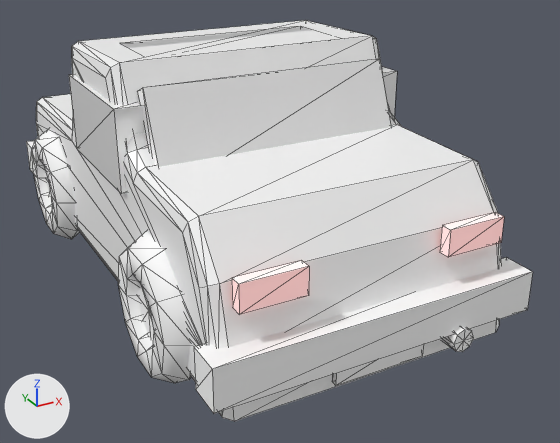
One commit to the glTF model public/assets/models/vehicles/peugeot405_lod1.glb: the scene before it, then after it.
Rendered twice from a 50 mm lens placed at (-121.0, -263.0, 145.0), pointed at (13.0, -19.0, 24.0). The axes (+X, +Y, +Z) are drawn at lower left. The lights are the same throughout. The older version comes first. Mesh edges are drawn as thin lines. Vertices at exactly the same position are counted once.

The scene before the commit, as lines of its bpy script (objects in view):
```python
ob_body = bpy.data.objects.new('body', me_body)
ob_body.location = (0.0, 0.0, 0.0)
ob_bumper_front = bpy.data.objects.new('bumper_front', me_bumper_front)
ob_bumper_front.location = (0.0, 0.0, 0.0)
ob_bumper_rear = bpy.data.objects.new('bumper_rear', me_bumper_rear)
ob_bumper_rear.location = (0.0, 0.0, 0.0)
ob_glass = bpy.data.objects.new('glass', me_glass)
ob_glass.location = (0.0, 0.0, 0.0)
ob_lights_rear = bpy.data.objects.new('lights_rear', me_lights_rear)
ob_lights_rear.location = (0.0, 0.0, 0.0)
ob_plate = bpy.data.objects.new('plate', me_plate)
ob_plate.location = (0.0, 0.0, 0.0)
ob_trim = bpy.data.objects.new('trim', me_trim)
ob_trim.location = (0.0, 0.0, 0.0)
ob_wheel_fl = bpy.data.objects.new('wheel_fl', me_wheel_fl)
ob_wheel_fl.location = (-51.3, 64.7, 23.0)
ob_wheel_rl = bpy.data.objects.new('wheel_rl', me_wheel_rl)
ob_wheel_rl.location = (-51.3, -58.8, 23.0)
# also in view: 'roofrack' at (0.0, -8.0, 88.0)
```
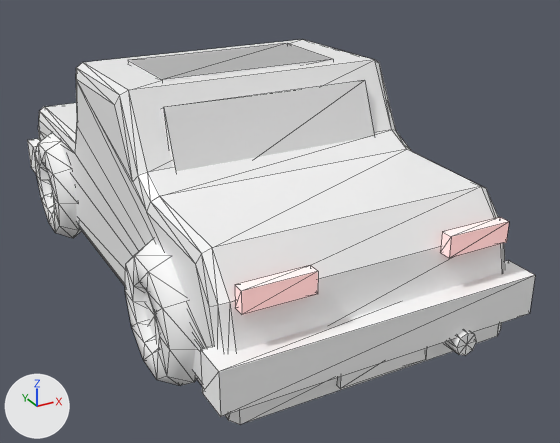
Diff of the bpy script that builds the scene:
```diff
--- a/public/assets/models/vehicles/peugeot405_lod1.glb.py
+++ b/public/assets/models/vehicles/peugeot405_lod1.glb.py
@@ me_body @@
-me_body.from_pydata(...)  # 84 vertices, 164 faces; spans x -52.0..52.0, y -103.0..105.0, z 7.0..93.0
+me_body.from_pydata(...)  # 84 vertices, 164 faces; spans x -51.0..51.0, y -105.0..107.0, z 7.0..85.0
+# me_body part 1: 84 of 84 vertices moved; they spanned x -52.0..52.0, y -103.0..105.0, z 7.0..93.0 and now span x -51.0..51.0, y -105.0..107.0, z 7.0..85.0; mean shift (0.0, -1.0, -5.0)
 me_body.materials.append(mat_body)
@@ me_glass @@
-me_glass.from_pydata(...)  # 24 vertices, 36 faces; spans x -53.8..53.8, y -48.1..33.1, z 51.3..86.9
+me_glass.from_pydata(...)  # 24 vertices, 36 faces; spans x -41.6..41.6, y -47.9..37.9, z 45.3..79.9
+# me_glass part 2: the loose piece of 8 vertices spanning x -53.8..53.8, y -34.0..19.0, z 53.0..81.0 is scaled about its middle by (0.774, 1.09, 0.964), then moved by (0.0, 2.5, -6.5)
+# me_glass part 3: the loose piece of 8 vertices spanning x -44.5..44.5, y -48.1..-29.9, z 53.1..86.9 is scaled about its middle by (0.86, 0.975, 0.971), then moved by (0.0, 0.0, -6.5)
+# other edits to the shape of me_glass do not show in these pictures
 me_glass.materials.append(mat_glass)
@@ me_trim @@
-me_trim.from_pydata(...)  # 26 vertices, 44 faces; spans x -21.0..32.0, y -110.0..102.0, z 11.0..48.0
+me_trim.from_pydata(...)  # 34 vertices, 56 faces; spans x -41.0..41.0, y -112.0..104.0, z 11.0..48.0
+# me_trim part 4: the loose piece of 18 vertices spanning x 24.0..32.0, y -110.0..-98.0, z 11.0..19.0 is moved by (-1.0, -2.0, 0.0)
+# other edits to the shape of me_trim do not show in these pictures
 me_trim.materials.append(mat_trim)
@@ me_bumper_front @@
-me_bumper_front.from_pydata(...)  # 8 vertices, 12 faces; spans x -56.0..56.0, y 96.0..108.0, z 17.0..31.0
+me_bumper_front.from_pydata(...)  # 8 vertices, 12 faces; spans x -55.0..55.0, y 98.0..110.0, z 17.0..31.0
+# me_bumper_front part 5: the whole mesh is scaled about its middle by (0.982, 1, 1), then moved by (0.0, 2.0, 0.0)
 me_bumper_front.materials.append(mat_trim)
@@ me_bumper_rear @@
-me_bumper_rear.from_pydata(...)  # 8 vertices, 12 faces; spans x -56.0..56.0, y -108.0..-96.0, z 17.0..31.0
+me_bumper_rear.from_pydata(...)  # 8 vertices, 12 faces; spans x -55.0..55.0, y -110.0..-98.0, z 17.0..31.0
+# me_bumper_rear part 6: the whole mesh is scaled about its middle by (0.982, 1, 1), then moved by (0.0, -2.0, 0.0)
 me_bumper_rear.materials.append(mat_trim)
@@ me_wheel_rl @@
-me_wheel_rl.from_pydata(...)  # 97 vertices, 152 faces; spans x -7.3..8.4, y -25.0..25.0, z -23.8..23.8
+me_wheel_rl.from_pydata(...)  # 97 vertices, 152 faces; spans x -7.2..8.2, y -24.0..24.0, z -22.8..22.8
+# me_wheel_rl part 7: 77 of 97 vertices moved; they spanned x -7.3..7.3, y -25.0..25.0, z -23.8..23.8 and now span x -7.2..7.2, y -24.0..24.0, z -22.8..22.8; mean shift (0.0, -0.1, 0.0); largest move (0.0, 7.7, 23.8) -> (0.0, 7.4, 22.8)
+# other edits to the shape of me_wheel_rl do not show in these pictures
 me_wheel_rl.materials.append(mat_rubber_rim)
@@ me_lights_rear @@
-me_lights_rear.from_pydata(...)  # 16 vertices, 24 faces; spans x -45.6..45.6, y -103.0..-99.0, z 41.5..50.5
+me_lights_rear.from_pydata(...)  # 16 vertices, 24 faces; spans x -45.8..45.8, y -105.0..-101.0, z 42.5..49.5
+# me_lights_rear part 8: the loose piece of 8 vertices spanning x -45.6..-24.4, y -103.0..-99.0, z 41.5..50.5 is scaled about its middle by (1.08, 1, 0.778), then moved by (0.7, -2.0, 0.0)
+# me_lights_rear part 9: the loose piece of 8 vertices spanning x 24.4..45.6, y -103.0..-99.0, z 41.5..50.5 is scaled about its middle by (1.08, 1, 0.778), then moved by (-0.7, -2.0, 0.0)
 me_lights_rear.materials.append(mat_light_rear)
@@ me_plate @@
-me_plate.from_pydata(...)  # 16 vertices, 24 faces; spans x -15.9..15.9, y -105.2..-102.9, z 10.2..19.8
+me_plate.from_pydata(...)  # 16 vertices, 24 faces; spans x -15.6..15.6, y -107.2..-104.9, z 10.2..19.8
+# me_plate part 10: the whole mesh is scaled about its middle by (0.981, 1, 1), then moved by (0.0, -2.0, 0.0)
 me_plate.materials.append(mat_plate)
@@ me_roofrack @@
-me_roofrack.from_pydata(...)  # 24 vertices, 36 faces; spans x -37.1..37.1, y -24.3..9.3, z 83.0..92.5
+me_roofrack.from_pydata(...)  # 24 vertices, 36 faces; spans x -33.3..33.3, y -23.2..13.2, z 76.0..85.5
+# me_roofrack part 11: the loose piece of 8 vertices spanning x -37.1..37.1, y -23.4..8.4, z 87.5..92.5 is scaled about its middle by (0.897, 1.09, 1), then moved by (0.0, 2.5, -7.0)
+# other edits to the shape of me_roofrack do not show in these pictures
 me_roofrack.materials.append(mat_chrome)
@@ ob_wheel_fl @@
 ob_wheel_fl = bpy.data.objects.new('wheel_fl', me_wheel_fl)
-ob_wheel_fl.location = (-51.3, 64.7, 23.0)
+ob_wheel_fl.location = (-50.3, 65.0, 22.0)
@@ ob_wheel_rl @@
 ob_wheel_rl = bpy.data.objects.new('wheel_rl', me_wheel_rl)
-ob_wheel_rl.location = (-51.3, -58.8, 23.0)
+ob_wheel_rl.location = (-50.3, -61.0, 22.0)
```

Pixel boxes [x1, y1, x2, y2] of what changed, in the pictures (560 x 443 px; the box of a moved part takes in the faces that stretch with it):
'body', reshaped
    before: [36, 20, 502, 421]
    after: [38, 40, 505, 425]
'glass', reshaped
    before: [69, 59, 397, 194]
    after: [160, 80, 374, 171]
'bumper_rear', rescaled
    before: [194, 257, 533, 414]
    after: [200, 260, 535, 417]
'wheel_rl', reshaped, moved
    before: [118, 231, 191, 383]
    after: [125, 239, 197, 386]
'lights_rear', reshaped
    before: [232, 212, 504, 315]
    after: [235, 217, 509, 315]
'roofrack', reshaped
    before: [120, 26, 312, 48]
    after: [128, 43, 333, 81]
'wheel_fl', moved
    before: [32, 129, 79, 239]
    after: [35, 133, 81, 238]
'plate', moved, rescaled
    before: [332, 345, 423, 385]
    after: [337, 348, 427, 389]
'trim', reshaped
    before: [441, 327, 474, 352]
    after: [443, 330, 477, 356]
'bumper_front', rescaled
    before: [26, 140, 35, 174]
    after: [27, 139, 40, 173]
part 2 of me_glass, moved or reshaped (not visible afterwards)
    before: [69, 67, 397, 194]
part 3 of me_glass, moved or reshaped
    before: [137, 59, 391, 167]
    after: [160, 80, 374, 171]
part 8 of me_lights_rear, moved or reshaped
    before: [232, 260, 309, 315]
    after: [235, 265, 318, 315]
part 9 of me_lights_rear, moved or reshaped
    before: [440, 212, 504, 257]
    after: [440, 217, 509, 258]
